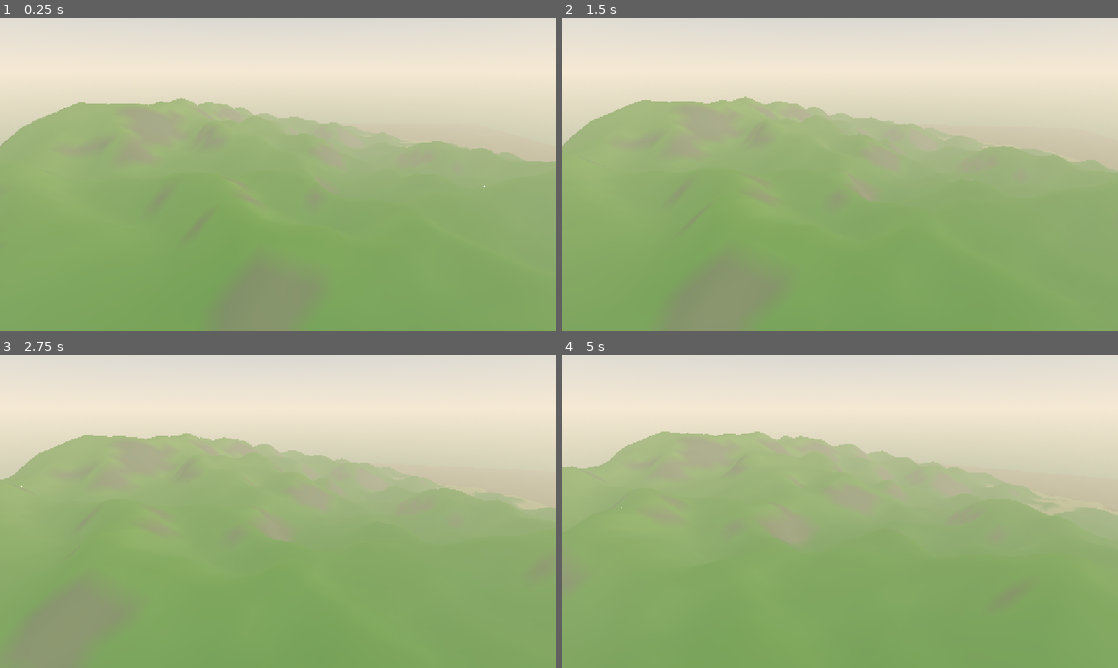
Above: before the commit, frames 1-4 (two rows, left to right).
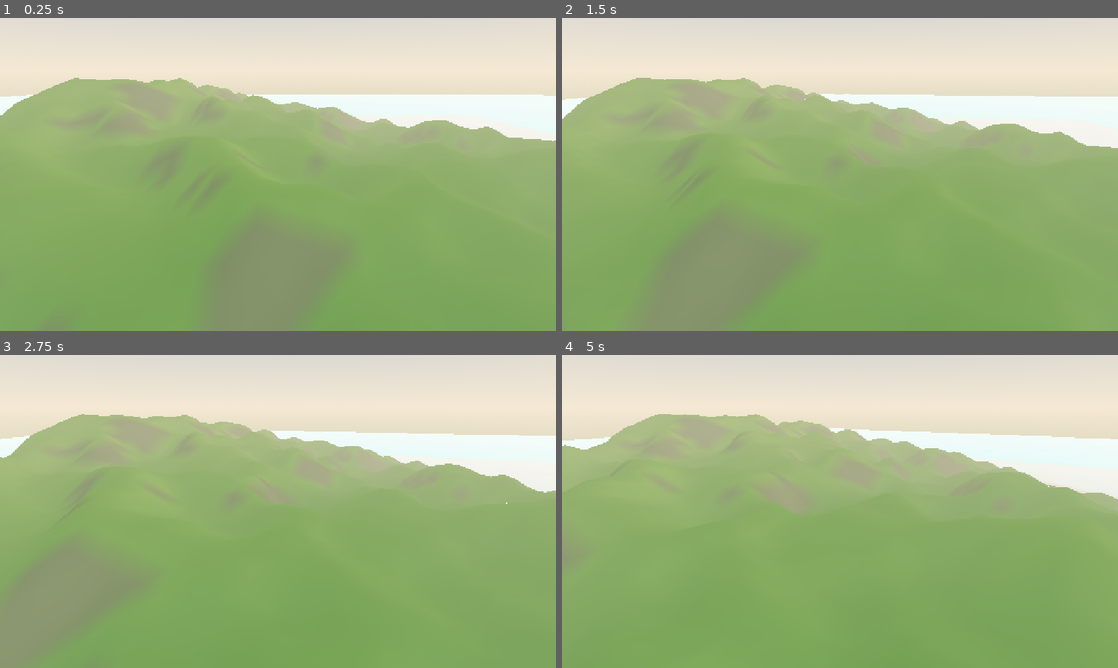
Above: after the commit, the same moments.

Repository: eraslan19j/game
Game: Godot game, scene res://scenes/world/world.tscn
The game is run twice, just before and just after one commit, with the same random seed, the same clock (stepped at 60 frames per second) and the same inputs.
Inputs:
- Up to frame 1 (0.25 s): no input
- Up to frame 2 (1.5 s): no input
- Up to frame 3 (2.75 s): no input
- Up to frame 4 (5 s): no input

The runs differ from the first frame. In frame 1, 12% of the frame differs, in the area x 0-100%, y 19-59%; in frame 2, 12%; in frame 3, 12%; in frame 4, 12%, in the area x 0-100%, y 18-61%.
Error before the commit: Parse Error: Identifier "wave_strength" not declared in the current scope. (res://scripts/world/water.gd:38)

Commit message:
Fix: wave_strength tanimi, ada taban yuksekligi, carpisma testi fizik karesini beklesin
Co-authored-by: arena-agent <297053741+arena-agent@users.noreply.github.com>

Diff:
--- a/scripts/world/terrain.gd
+++ b/scripts/world/terrain.gd
@@ -11,8 +11,8 @@
 @export var grid_cells: int = 128
 @export var island_radius: float = 78.0
 @export var sea_level: float = 0.0
-@export var base_height: float = 10.0
-@export var hill_amplitude: float = 10.0
+@export var base_height: float = 14.0
+@export var hill_amplitude: float = 9.0
 @export var detail_amplitude: float = 3.0
 @export var noise_seed: int = 20261108
 
--- a/scripts/world/water.gd
+++ b/scripts/world/water.gd
@@ -9,6 +9,8 @@
 
 @export var size: float = 500.0
 @export var subdivisions: int = 80
+@export var wave_strength: float = 1.0
+@export var wave_speed: float = 1.0
 
 var _material: ShaderMaterial
 
--- a/scripts/world/world.gd
+++ b/scripts/world/world.gd
@@ -47,6 +47,9 @@
 ## Tanilama: arazi carpismasi gercekten calisiyor mu?
 ## Deniz seviyesinin ustunde oldugunu bildigimiz noktalara isin gonderir.
 func _verify_collision() -> void:
+	# Trimesh carpisma sunucusuna bir sonraki fizik karesinde kaydolur.
+	await get_tree().physics_frame
+	await get_tree().physics_frame
 	var space := get_world_3d().direct_space_state
 	var tested := 0
 	var hits := 0
